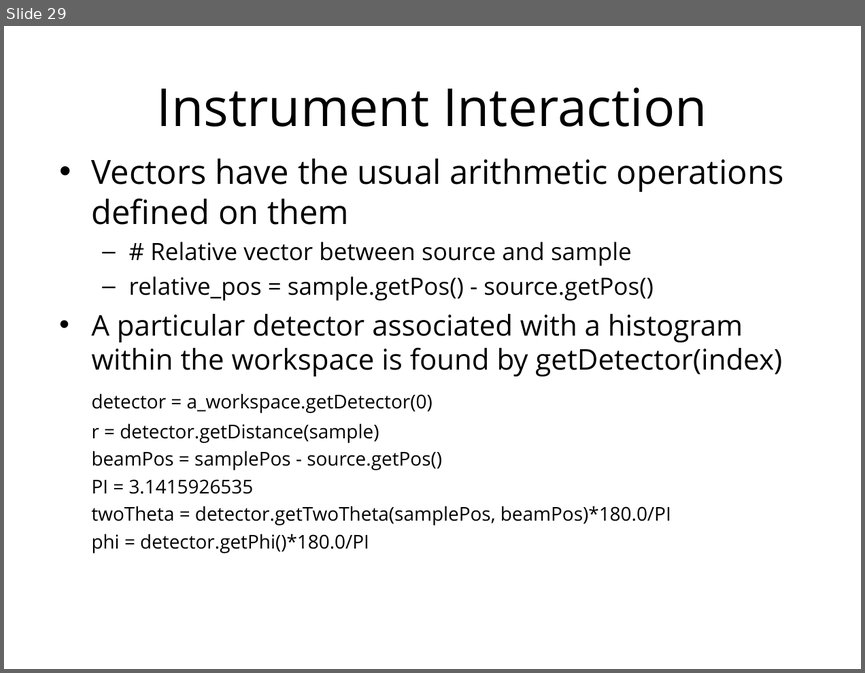
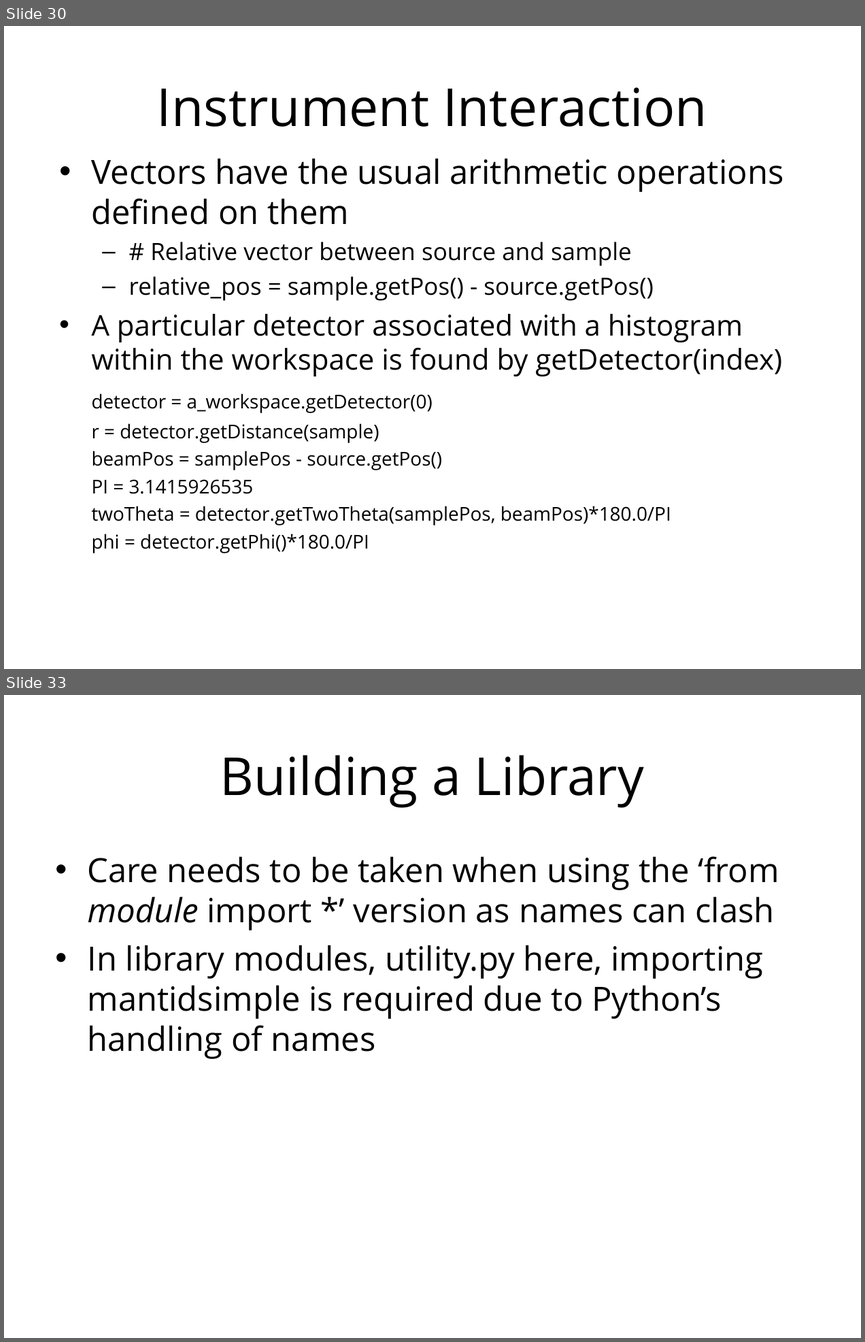
Before and after one commit to mantidproject/documents, a slide deck: Presentations/Python training course/Python in Mantid.ppt. Shown one above the other, each under a label of ours: slide 29 before the commit, slides 30 and 33 after it; the slides between them are not shown. The pictures are 865x673 and 865x1342 pixels, drawn with LibreOffice and Linux fonts; fonts in the diff are those of the drawing; background and template pictures are left out. Boxes give left, top, right and bottom in pixels: in the first picture for what was removed or moved away, otherwise in the second. Text is boxed around its words. In the diff, an @@ line names an element or a change of style, - is before the commit and + after.

Commit message:
Python training presentation. Re #100

```diff
--- a/Presentations/Python training course/Python in Mantid.ppt
+++ b/Presentations/Python training course/Python in Mantid.ppt
@@ slide 33 added at bbox=[4, 695, 861, 1338], background #FFFFFF @@
@@ title added at bbox=[220, 755, 644, 808], 44 pt, text #000000 @@
+Building a Library
@@ text added at bbox=[88, 856, 779, 1059], 28 pt, text #000000 @@
+• Care needs to be taken when using the ‘from module import *’ version as names can clash
+• In library modules, utility.py here, importing mantidsimple is required due to Python’s handling of names
@@ what was slide 29 is now slide 30 @@
```
Also in this commit, not shown: 6 other slides added, 2 slides removed.
